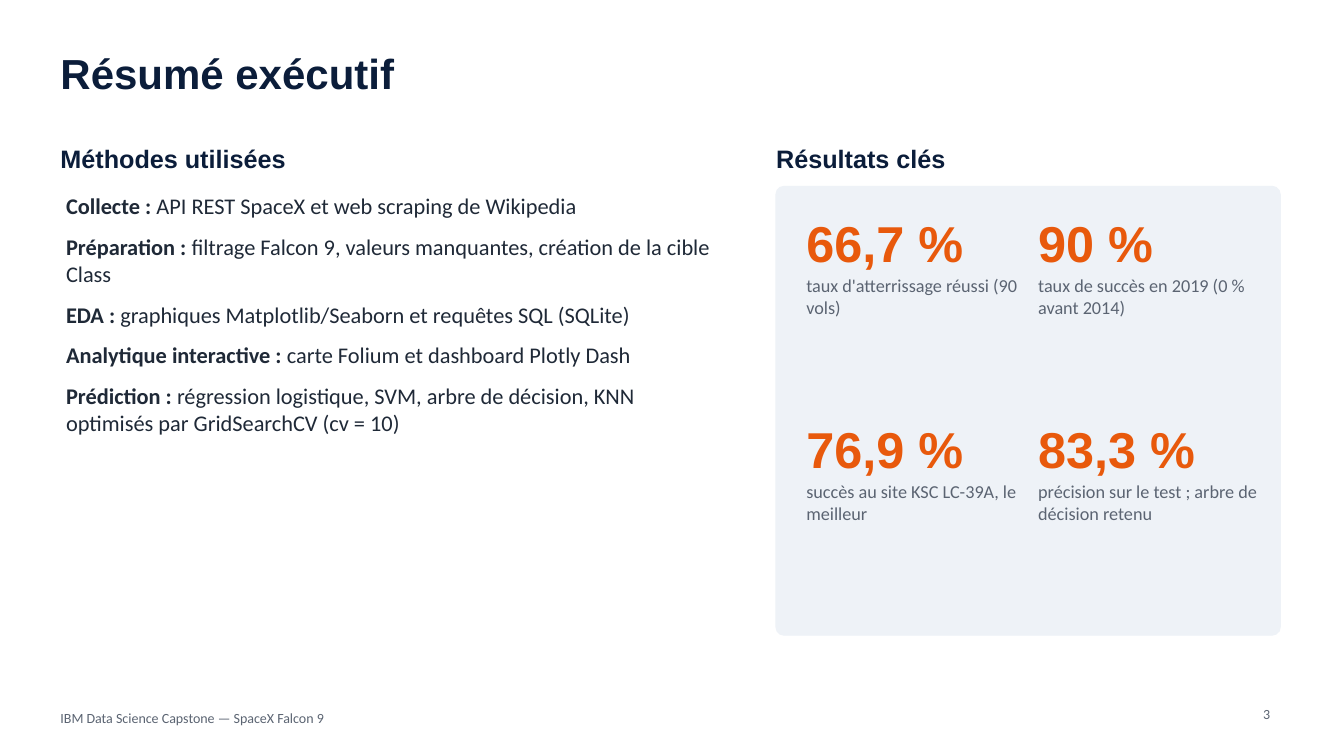
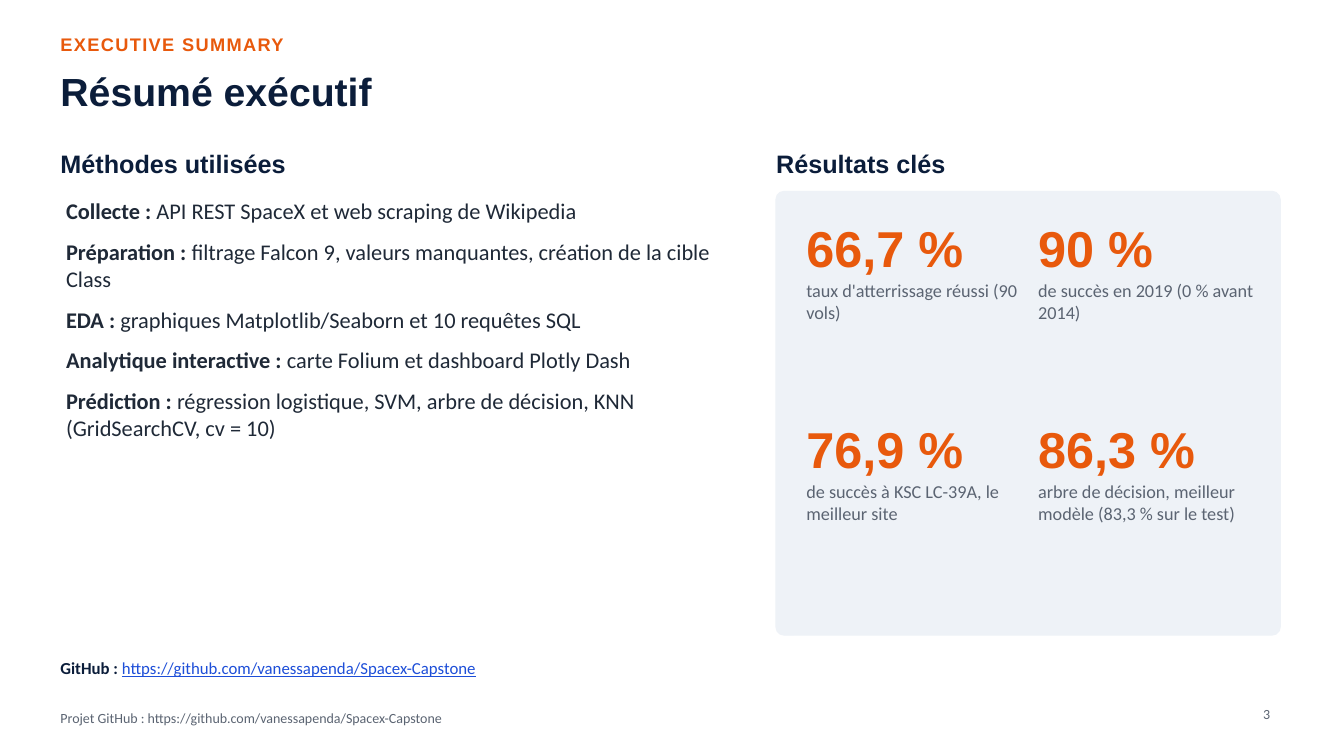
Before and after one commit to vanessapenda/Spacex-Capstone, a slide deck: slide 3 of Rapport_Capstone_SpaceX.pptx. Drawn at 1344x756 pixels with LibreOffice and Linux fonts; fonts in the diff are those of the drawing. Boxes give left, top, right and bottom in pixels: in the first picture for what was removed or moved away, otherwise in the second. Text is boxed around its words. In the diff, an @@ line names an element or a change of style, - is before the commit and + after.

```diff
--- a/Rapport_Capstone_SpaceX.pptx
+++ b/Rapport_Capstone_SpaceX.pptx
@@ title "Résumé exécutif": place and size @@
-title "Résumé exécutif" at [60,58,394,90]
+title "Résumé exécutif" at [60,77,372,107]
@@ title "Résumé exécutif" at [60,77,372,107]: size 30 to 28 pt @@
@@ text added at [60,38,283,51], 13 pt, text #E8590C, bold @@
+EXECUTIVE SUMMARY
@@ rounded rectangle: place and size @@
-rounded rectangle at [776,187,1280,635]
+rounded rectangle at [776,192,1280,635]
@@ 5 texts: place and size @@
-5 texts at [60,149,1094,317]
+5 texts at [60,154,1094,322]
@@ text at [1038,284,1253,322]: text changed @@
-taux de succès en 2019 (0 % avant 2014)
+de succès en 2019 (0 % avant 2014)
@@ text at [66,312,581,332]: text changed @@
-• EDA : graphiques Matplotlib/Seaborn et requêtes SQL (SQLite)
+• EDA : graphiques Matplotlib/Seaborn et 10 requêtes SQL
@@ text at [66,393,634,439]: text changed @@
-• Prédiction : régression logistique, SVM, arbre de décision, KNN optimisés par GridSearchCV (cv = 10)
+• Prédiction : régression logistique, SVM, arbre de décision, KNN (GridSearchCV, cv = 10)
@@ text at [1038,432,1136,476]: text changed @@
-83,3 %
+86,3 %
@@ text at [806,485,999,520]: text changed @@
-succès au site KSC LC-39A, le meilleur
+de succès à KSC LC-39A, le meilleur site
@@ text at [1038,485,1235,522]: text changed @@
-précision sur le test ; arbre de décision retenu
+arbre de décision, meilleur modèle (83,3 % sur le test)
@@ text added at [60,662,476,677], 12 pt, text #1D4ED8, underline @@
+GitHub : https://github.com/vanessapenda/Spacex-Capstone
@@ text removed at [60,713,324,726] @@
-IBM Data Science Capstone — SpaceX Falcon 9
@@ text added at [60,713,442,726], 10 pt, text #5B6472 @@
+Projet GitHub : https://github.com/vanessapenda/Spacex-Capstone
```
Also in this commit, not shown: 13 other slides changed, 10 slides added, 33 slides removed, 1 other file.
